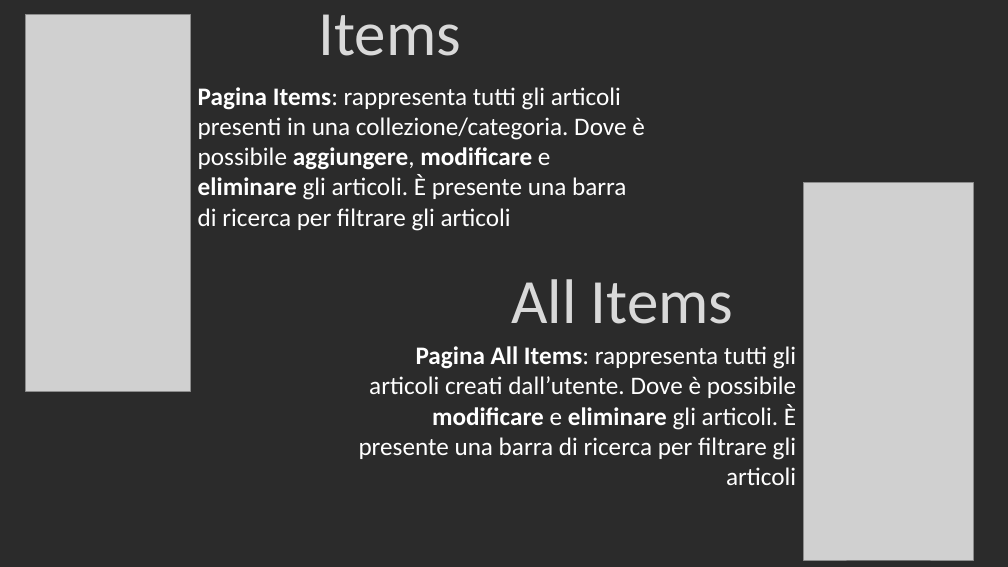
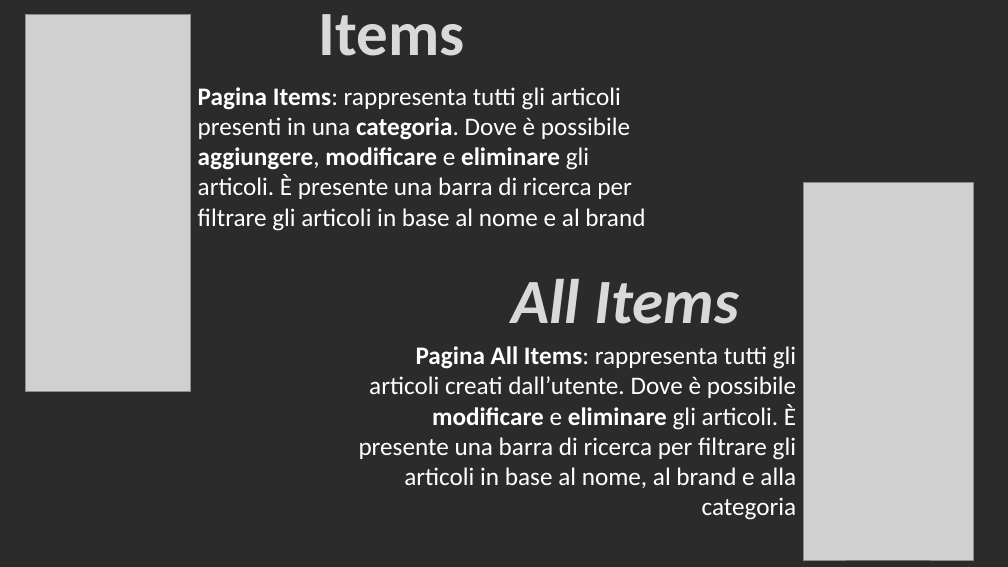
Before and after one commit to SamueleCastaldo/-projectTechWeb, a slide deck: slide 5 of PowerPoint/Presentazione_Progetto.pptx. Drawn at 1008x567 pixels with LibreOffice and Linux fonts; fonts in the diff are those of the drawing; grey boxes stand for pictures; background and template pictures are left out; a plain dark background stands for a picture behind light text. Boxes give left, top, right and bottom in pixels: in the first picture for what was removed or moved away, otherwise in the second. Text is boxed around its words. In the diff, an @@ line names an element or a change of style, - is before the commit and + after.

```diff
--- a/PowerPoint/Presentazione_Progetto.pptx
+++ b/PowerPoint/Presentazione_Progetto.pptx
@@ text "Items" at box(319, 14, 465, 56): bold on @@
@@ text at box(198, 87, 645, 231): text changed @@
-Pagina Items: rappresenta tutti gli articoli presenti in una collezione/categoria. Dove è possibile aggiungere, modificare e eliminare gli articoli. È presente una barra di ricerca per filtrare gli articoli
+Pagina Items: rappresenta tutti gli articoli presenti in una categoria. Dove è possibile aggiungere, modificare e eliminare gli articoli. È presente una barra di ricerca per filtrare gli articoli in base al nome e al brand
@@ text "All Items" at box(511, 279, 739, 324): bold on, italic on @@
@@ text at box(359, 346, 797, 520): text changed @@
-Pagina All Items: rappresenta tutti gli articoli creati dall’utente. Dove è possibile modificare e eliminare gli articoli. È presente una barra di ricerca per filtrare gli articoli
+Pagina All Items: rappresenta tutti gli articoli creati dall’utente. Dove è possibile modificare e eliminare gli articoli. È presente una barra di ricerca per filtrare gli articoli in base al nome, al brand e alla categoria
```
Also in this commit, not shown: 2 other slides changed.
